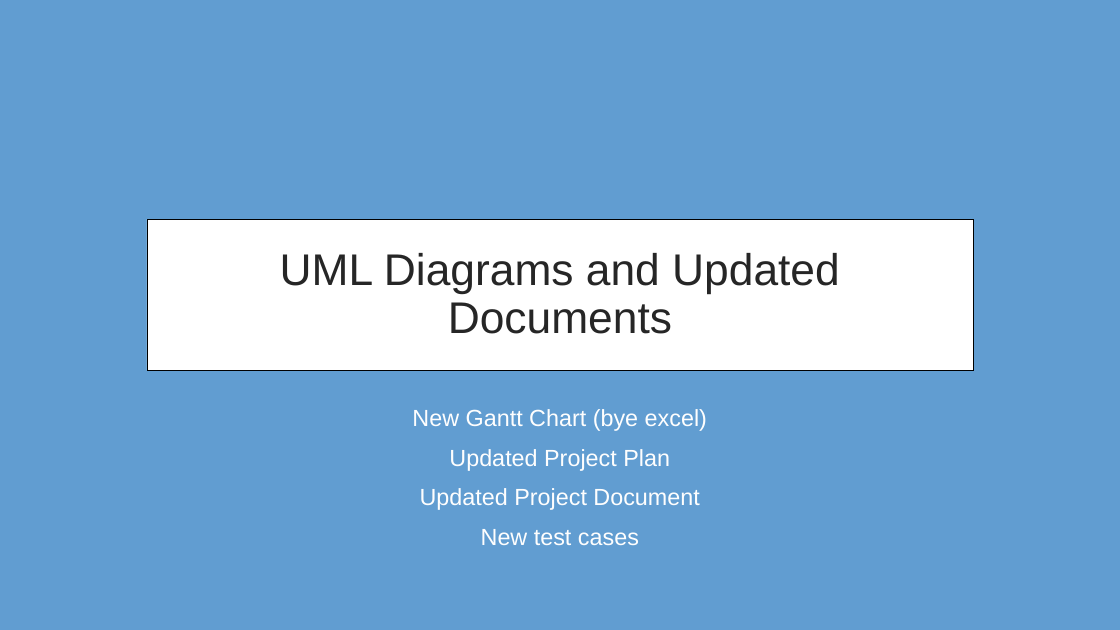
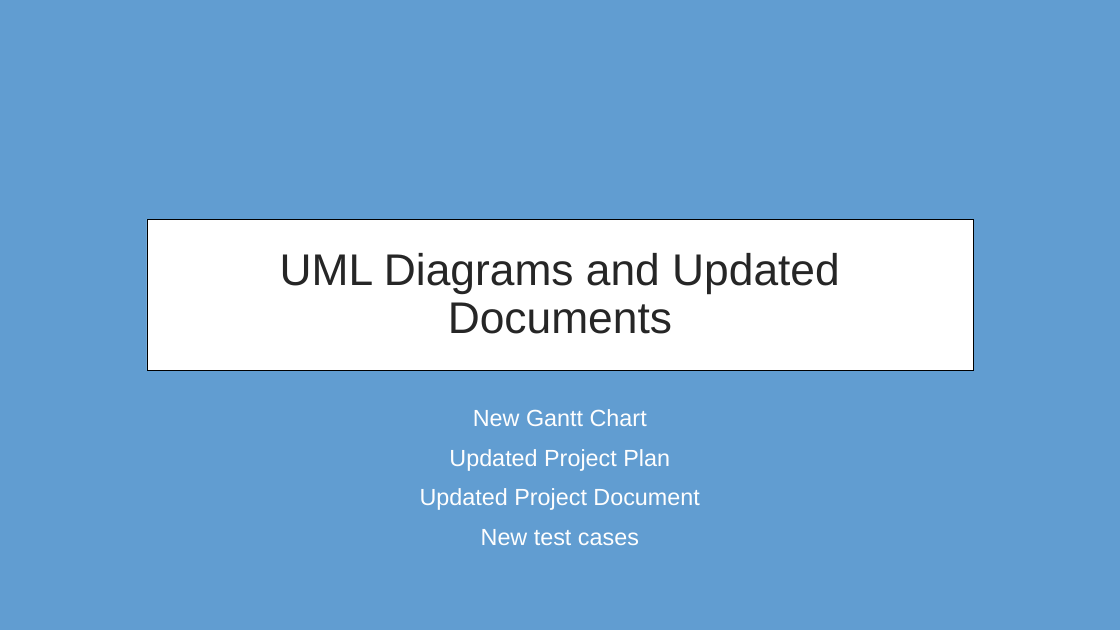
Before and after one commit to Thatawesomeguy4/FiddlePracticeAppCPSC4910, a slide deck: slide 2 of FidLin_Presentation2.2.pptx. Drawn at 1120x630 pixels with LibreOffice and Linux fonts; fonts in the diff are those of the drawing. Boxes give left, top, right and bottom in pixels: in the first picture for what was removed or moved away, otherwise in the second. Text is boxed around its words. In the diff, an @@ line names an element or a change of style, - is before the commit and + after.

```diff
--- a/FidLin_Presentation2.2.pptx
+++ b/FidLin_Presentation2.2.pptx
@@ subtitle at (473, 409, 647, 426): text changed @@
-New Gantt Chart (bye excel)
+New Gantt Chart
```
Also in this commit, not shown: 1 other slide changed, 1 slide removed.
